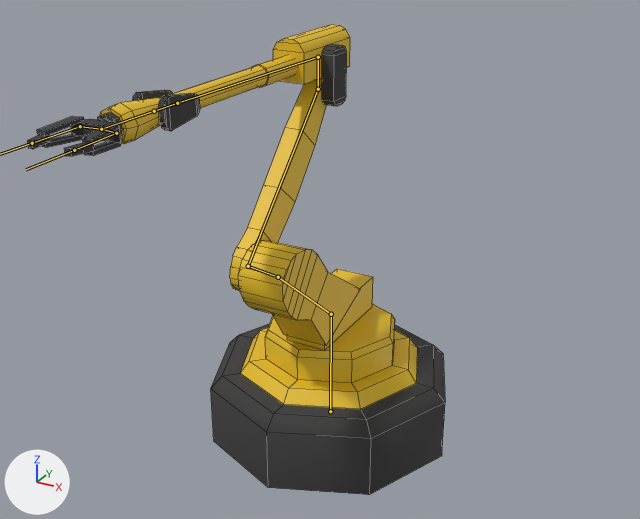
One commit to the FBX model Assets/models/Manipulator.fbx: the scene before it, then after it.
One viewpoint serves both versions: a 50 mm lens placed at (2.97, -5.59, 4.17), pointed at (0.3, -0.74, 1.75). The lights are fixed; the arrows at lower left show +X, +Y and +Z. The bones that bend it are drawn over the model as lines. Mesh edges are drawn as thin lines.
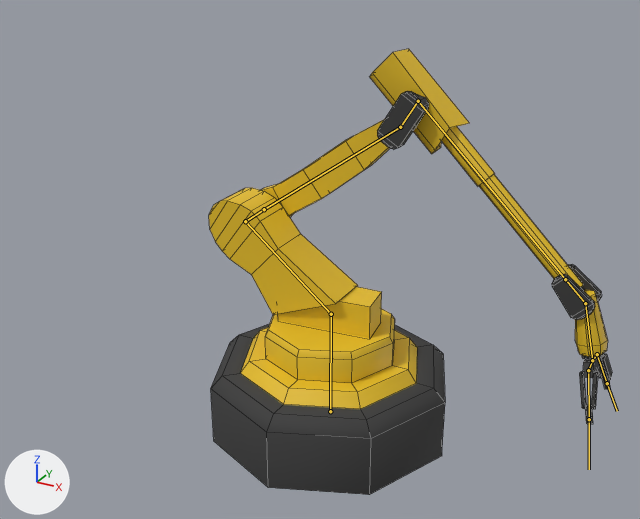
The newer file adds an action. The first version stands in its rest pose; the second is drawn at frame 100 of the action 'Armature|TopAction'.

Pixel boxes (x1, y1, x2, y2) of what changed, in the pictures (640 x 519 px):
'Cylinder', posed: before (27, 24, 445, 495); after (209, 49, 612, 495)
bone 'Bone.001', root to tip: before (331, 314) to (278, 277); after (331, 314) to (245, 221)
bone 'Bone.002', root to tip: before (248, 266) to (318, 89); after (264, 209) to (400, 127)
bone 'Bone.003', root to tip: before (318, 89) to (318, 57); after (400, 127) to (418, 101)
bone 'Bone.004', root to tip: before (318, 57) to (177, 103); after (418, 101) to (565, 279)
bone 'Bone.006', root to tip: before (154, 111) to (101, 129); after (585, 303) to (592, 360)
bone 'Bone.008', root to tip: before (116, 133) to (74, 150); after (588, 370) to (589, 419)
bone 'Bone.011', root to tip: before (80, 126) to (32, 143); after (597, 354) to (607, 383)

The edits, one by one:
Bone 'Bone.001' (bone_bone_001) turns from (0, 0, 0) to (39, -39, -90) degrees about its own x, y and z.
Bone 'Bone.002' (bone_bone_002) turns from (0, 0, 0) to (-10, 0, 0) degrees about its own x, y and z.
Bone 'Bone.003' (bone_bone_003) turns from (0, 0, 0) to (-21, 0, 0) degrees about its own x, y and z.
Bone 'Bone.004' (bone_bone_004) turns from (0, 0, 0) to (-167, 0, 3) degrees about its own x, y and z.
Bone 'Bone.006' (bone_bone_006) turns from (0, 0, 0) to (32, 0, 0) degrees about its own x, y and z.
Bone 'Bone.008' (bone_bone_008) turns from (0, 0, 0) to (-2, -6, 27) degrees about its own x, y and z.
Bone 'Bone.011' (bone_bone_011) turns from (0, 0, 0) to (-1, 6, -26) degrees about its own x, y and z.
